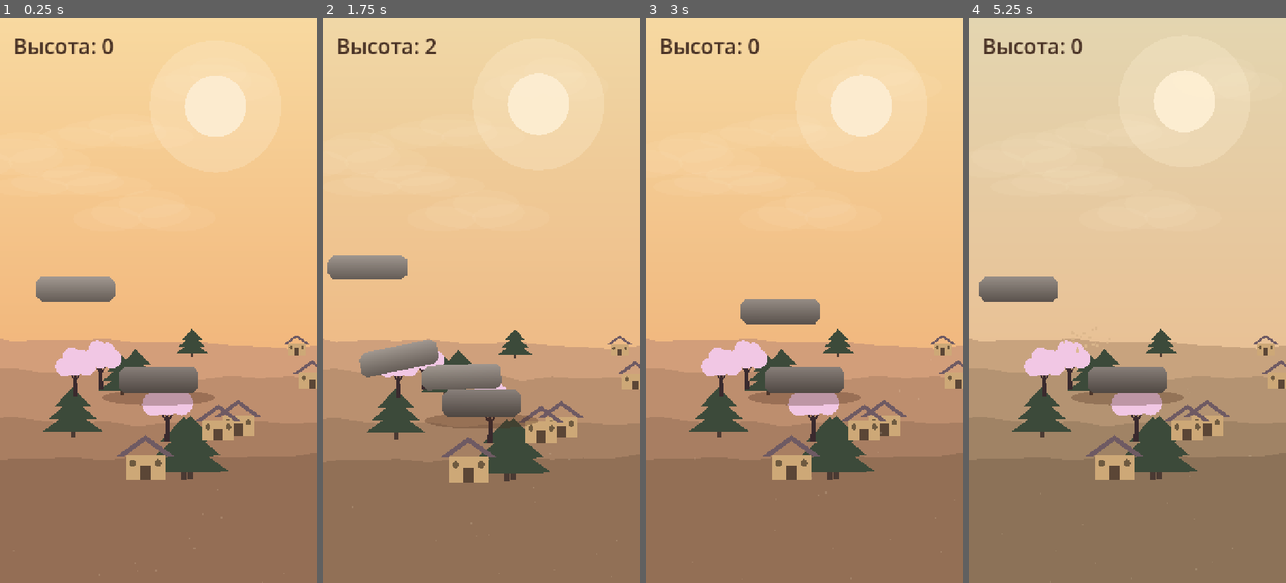
Above: before the commit, frames 1-4 (left to right).
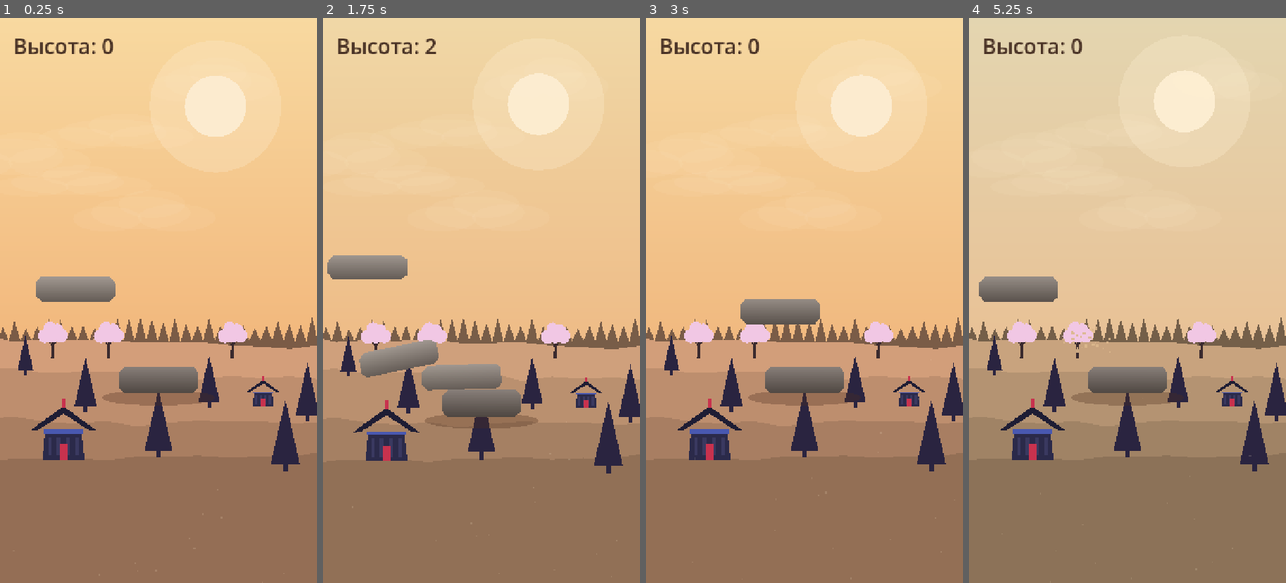
Above: after the commit, the same moments.

Repository: Babaika8/balance-tower
Game: Godot game, scene res://main.tscn
The game is run twice, just before and just after one commit, with the same random seed, the same clock (stepped at 60 frames per second) and the same inputs.
Inputs (mouse positions are in pixels of both pictures, inside the frame that each line leads up to):
- Up to frame 1 (0.25 s): no input
- Up to frame 2 (1.75 s): tap Enter at 0.5 s; move the mouse to (551, 272) at 0.52 s; click (551, 272) at 0.67 s; tap Space at 0.77 s; drag from (418, 328) to (465, 413) at 1.27 s
- Up to frame 3 (3 s): move the mouse to (836, 176) at 2.02 s; click (836, 176) at 2.17 s; drag from (788, 413) to (709, 215) at 2.77 s
- Up to frame 4 (5.25 s): move the mouse to (1222, 385) at 3.52 s; click (1222, 385) at 3.67 s; tap Space at 3.77 s; drag from (1032, 215) to (1079, 159) at 4.27 s; move the mouse to (1143, 300) at 5.02 s; click (1143, 300) at 5.17 s

The runs differ from the first frame. In frame 1, 11% of the frame differs, in the area x 0-100%, y 53-82%; in frame 2, 9.3%; in frame 3, 11%; in frame 4, 11%.

Commit message:
Atmosphere v4: reference-style props per feedback
- firs are now simple single triangles (not tiered)
- add distant forest silhouette row (reference midground forest)
- sakura moved back to the far band (small, distant) as before
- houses redrawn flat pagoda-style (indigo body, raised-eave roof,
  blue trim, red door); exactly two: big on left, small on right

Co-Authored-By: Claude Opus 4.8 <noreply@anthropic.com>

Diff:
--- a/game.gd
+++ b/game.gd
@@ -193,6 +193,11 @@
 		atmo_clouds.append({"node": cl, "nx": randf(), "speed": randf_range(0.010, 0.020),
 				"ny": randf_range(120, 480)})
 
+	# Дальняя кромка леса (силуэт треугольников, как в референсе) — за дюнами.
+	var forest := _make_forest_row()
+	layer.add_child(forest)
+	atmo_dunes.append({"node": forest, "base_y": 726.0, "factor": 0.016, "shade": 0.42})
+
 	# Дюны: несколько слоёв на всю ширину (центрируются по экрану), параллакс по высоте.
 	# base_y — мировой уровень гребня; factor — скорость параллакса; shade — затемнение.
 	var dune_specs := [
@@ -205,23 +210,28 @@
 		layer.add_child(dn)
 		atmo_dunes.append({"node": dn, "base_y": sp[0], "factor": sp[2], "shade": sp[3]})
 
-	# Объекты на лугах: ёлочки, домики, сакуры — разной глубины (выше/ниже,
-	# дальше/ближе). band: [base_y, scale, parallax]. Стоят перед дюнами, тускнеют к ночи.
-	var bands := [[768.0, 0.60, 0.028], [852.0, 0.84, 0.042], [948.0, 1.06, 0.056], [1052.0, 1.32, 0.072]]
-	var plan := [
-		["fir", 0], ["fir", 1], ["fir", 2], ["fir", 3], ["fir", 1], ["fir", 3],
-		["house", 0], ["house", 1], ["house", 2], ["house", 3], ["house", 2],
-		["sakura", 1], ["sakura", 2], ["sakura", 1],
-	]
-	for pr in plan:
-		var b: Array = bands[pr[1]]
-		var node: Node2D
-		match pr[0]:
-			"fir": node = _make_fir(b[1])
-			"house": node = _make_house(b[1])
-			_: node = _make_sakura(b[1])
-		layer.add_child(node)
-		atmo_props.append({"node": node, "nx": randf(), "base_y": b[0] + randf_range(-12, 12), "factor": b[2]})
+	# Сакуры — на дальнем плане (мелкие, у дальней гряды), как в референсе.
+	for nx in [0.16, 0.34, 0.74]:
+		var sk := _make_sakura(0.62)
+		layer.add_child(sk)
+		atmo_props.append({"node": sk, "nx": nx + randf_range(-0.03, 0.03), "base_y": 770.0, "factor": 0.03})
+
+	# Ёлки — простые тёмные треугольники, разной глубины.
+	var fir_plan := [[0.08, 800.0, 0.62, 0.04], [0.27, 880.0, 0.85, 0.05],
+			[0.5, 980.0, 1.05, 0.06], [0.66, 870.0, 0.8, 0.05],
+			[0.9, 1010.0, 1.1, 0.065], [0.97, 900.0, 0.9, 0.055]]
+	for fp in fir_plan:
+		var fr := _make_fir(fp[2])
+		layer.add_child(fr)
+		atmo_props.append({"node": fr, "nx": fp[0], "base_y": fp[1], "factor": fp[3]})
+
+	# Дома — плоский стиль пагоды. Один большой слева, один маленький справа.
+	var big := _make_house(1.4)
+	layer.add_child(big)
+	atmo_props.append({"node": big, "nx": 0.2, "base_y": 1000.0, "factor": 0.07})
+	var small := _make_house(0.7)
+	layer.add_child(small)
+	atmo_props.append({"node": small, "nx": 0.83, "base_y": 880.0, "factor": 0.05})
 
 	# Лёгкие частицы-пылинки, медленно плывут вверх.
 	motes = CPUParticles2D.new()
@@ -281,45 +291,78 @@
 		n.add_child(bl)
 	return n
 
-# Треугольная ёлочка (как в референсе): тёмная, ярусами + ствол.
+# Ёлка — простой тёмный треугольник + маленький ствол (как в референсе).
 func _make_fir(scale: float) -> Node2D:
 	var n := Node2D.new()
 	n.scale = Vector2(scale, scale)
 	var trunk := Polygon2D.new()
-	trunk.polygon = PackedVector2Array([Vector2(-5, 0), Vector2(5, 0), Vector2(5, -18), Vector2(-5, -18)])
-	trunk.color = Color("4A3A33")
+	trunk.polygon = PackedVector2Array([Vector2(-5, 0), Vector2(5, 0), Vector2(5, 16), Vector2(-5, 16)])
+	trunk.color = Color("2A2440")
 	n.add_child(trunk)
-	var col := Color("3C4A3A")
-	var tiers := [[-14, 64, 46], [-40, 52, 44], [-66, 40, 42]]  # [base_y, halfw, height]
-	for t in tiers:
-		var tri := Polygon2D.new()
-		tri.polygon = PackedVector2Array([Vector2(-t[1], t[0]), Vector2(0, t[0] - t[2]), Vector2(t[1], t[0])])
-		tri.color = col
-		n.add_child(tri)
+	var tri := Polygon2D.new()
+	tri.polygon = PackedVector2Array([Vector2(-30, 0), Vector2(0, -132), Vector2(30, 0)])
+	tri.color = Color("2A2440")
+	n.add_child(tri)
 	return n
 
-# Японский домик: тело + широкая скатная крыша с навесом, дверь.
+# Дальняя кромка леса: широкая полоса мелких треугольников (силуэт), центрируется
+# по экрану, перекрашивается как дюна. Как лес на среднем плане в референсе.
+func _make_forest_row() -> Polygon2D:
+	var rng := RandomNumberGenerator.new()
+	rng.seed = 99
+	var pts := PackedVector2Array()
+	var x := -3200.0
+	pts.append(Vector2(x, 6))
+	while x <= 3200.0:
+		var h := 22.0 + rng.randf() * 30.0
+		pts.append(Vector2(x, 6))
+		pts.append(Vector2(x + 13.0, -h))
+		pts.append(Vector2(x + 26.0, 6))
+		x += 26.0
+	pts.append(Vector2(3200.0, 2600.0))
+	pts.append(Vector2(-3200.0, 2600.0))
+	var p := Polygon2D.new()
+	p.polygon = pts
+	return p
+
+# Дом в стиле пагоды (плоский, как храм в референсе): тёмное тело, синий кант,
+# скатная крыша с поднятыми краями, красная дверь.
 func _make_house(scale: float) -> Node2D:
 	var n := Node2D.new()
 	n.scale = Vector2(scale, scale)
+	# тело
 	var body := Polygon2D.new()
-	body.polygon = PackedVector2Array([Vector2(-34, 0), Vector2(34, 0), Vector2(34, -44), Vector2(-34, -44)])
-	body.color = Color("CDA877")
+	body.polygon = PackedVector2Array([Vector2(-34, 0), Vector2(34, 0), Vector2(30, -42), Vector2(-30, -42)])
+	body.color = Color("2B2A4A")
 	n.add_child(body)
+	# вертикальные планки (как в референсе)
+	for sx in [-22, -8, 8, 22]:
+		var sl := Polygon2D.new()
+		sl.polygon = PackedVector2Array([Vector2(sx - 3, -6), Vector2(sx + 3, -6), Vector2(sx + 3, -36), Vector2(sx - 3, -36)])
+		sl.color = Color("3A3960")
+		n.add_child(sl)
+	# красная дверь-тории
 	var door := Polygon2D.new()
-	door.polygon = PackedVector2Array([Vector2(-9, 0), Vector2(9, 0), Vector2(9, -26), Vector2(-9, -26)])
-	door.color = Color("5B4636")
+	door.polygon = PackedVector2Array([Vector2(-7, 0), Vector2(7, 0), Vector2(7, -24), Vector2(-7, -24)])
+	door.color = Color("C8324E")
 	n.add_child(door)
-	for wx in [-22, 22]:
-		var win := Polygon2D.new()
-		win.polygon = _ellipse_polygon(6, 7, 8)
-		win.position = Vector2(wx, -30)
-		win.color = Color("6E5A40")
-		n.add_child(win)
+	# синий кант под крышей
+	var trim := Polygon2D.new()
+	trim.polygon = PackedVector2Array([Vector2(-32, -42), Vector2(32, -42), Vector2(32, -48), Vector2(-32, -48)])
+	trim.color = Color("4958B0")
+	n.add_child(trim)
+	# скатная крыша с приподнятыми краями
 	var roof := Polygon2D.new()
-	roof.polygon = PackedVector2Array([Vector2(-50, -42), Vector2(0, -78), Vector2(50, -42), Vector2(36, -42), Vector2(0, -68), Vector2(-36, -42)])
-	roof.color = Color("6E5A63")
+	roof.polygon = PackedVector2Array([
+		Vector2(-54, -46), Vector2(-44, -54), Vector2(0, -86), Vector2(44, -54),
+		Vector2(54, -46), Vector2(40, -48), Vector2(0, -74), Vector2(-40, -48)])
+	roof.color = Color("1E1D34")
 	n.add_child(roof)
+	# конёк
+	var top := Polygon2D.new()
+	top.polygon = PackedVector2Array([Vector2(-3, -84), Vector2(3, -84), Vector2(3, -98), Vector2(-3, -98)])
+	top.color = Color("C8324E")
+	n.add_child(top)
 	return n
 
 # Палитра атмосферы по фазам (порог по счёту): рассвет→день→закат→ночь.
